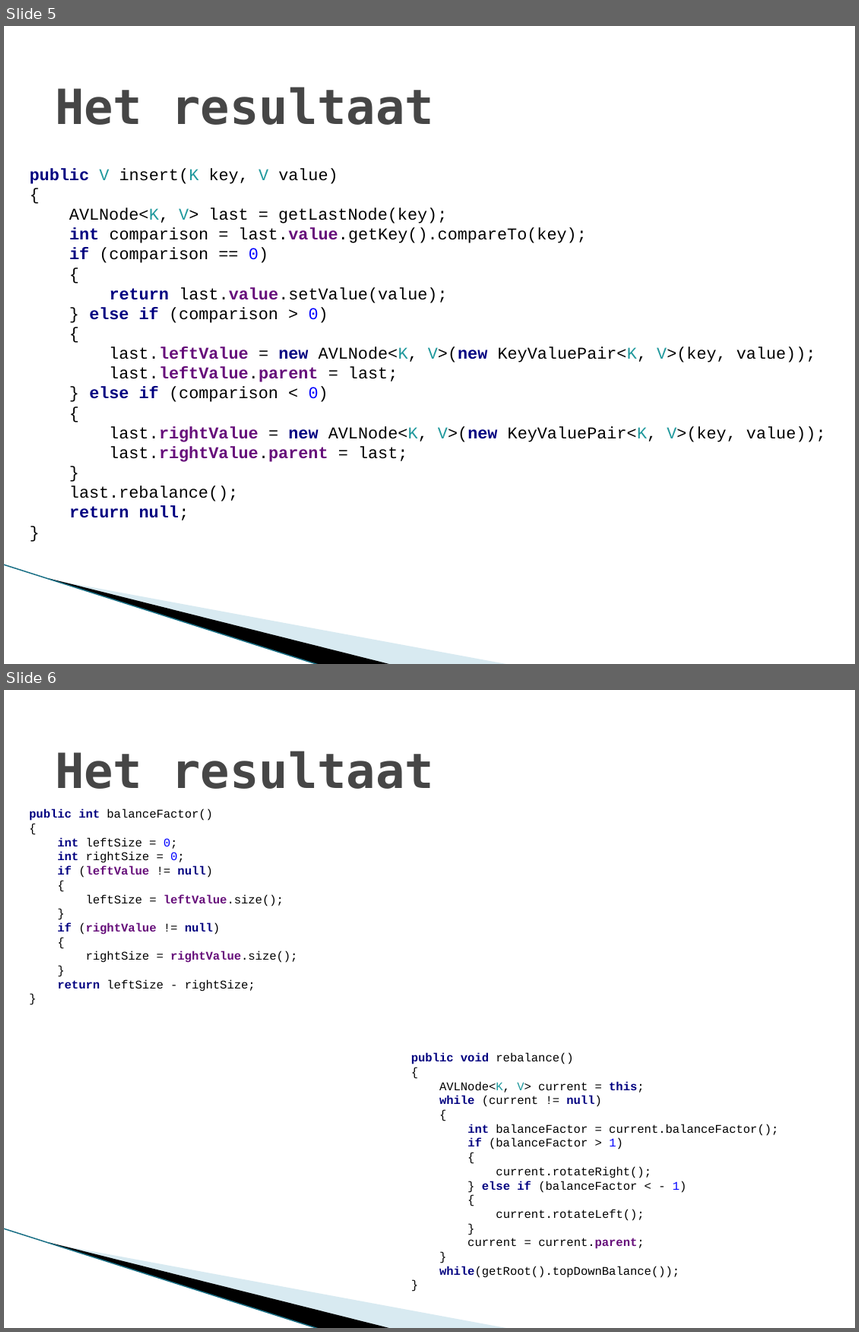
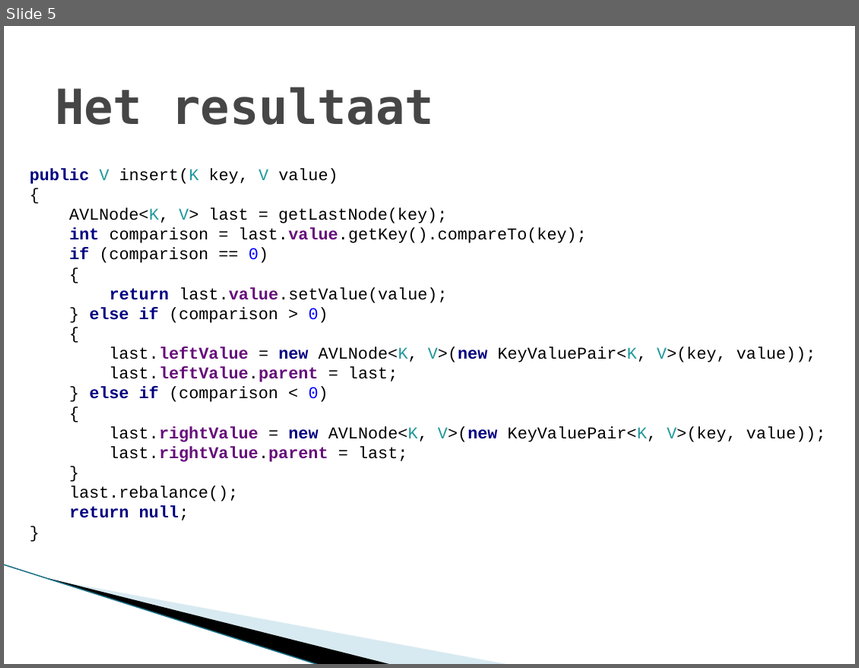
Before and after one commit to Green7izard/AP-AA, a slide deck: Week2/Week 2 ALV_Boom.pptx. Shown one above the other, each under a label of ours: slides 5 and 6 before the commit, slide 5 after it. The pictures are 859x1332 and 859x668 pixels, drawn with LibreOffice and Linux fonts; fonts in the diff are those of the drawing; background and template pictures are left out. Boxes give left, top, right and bottom in pixels: in the first picture for what was removed or moved away, otherwise in the second. Text is boxed around its words. In the diff, an @@ line names an element or a change of style, - is before the commit and + after.

```diff
--- a/Week2/Week 2 ALV_Boom.pptx
+++ b/Week2/Week 2 ALV_Boom.pptx
@@ slide 6 removed at (4, 690, 855, 1328), background #FFFFFF; not listed: 3 template elements that a slide beside it also shows @@
@@ title removed at (55, 751, 434, 789) @@
-Het resultaat
@@ text removed at (29, 809, 297, 992) @@
-public int balanceFactor()
-{
-int leftSize = 0;
-int rightSize = 0;
-if (leftValue != null)
-{
-leftSize = leftValue.size();
-}
-if (rightValue != null)
-{
-rightSize = rightValue.size();
-}
-return leftSize - rightSize;
-}
@@ text removed at (411, 1053, 778, 1278) @@
-public void rebalance()
-{
-AVLNode<K, V> current = this;
-while (current != null)
-{
-int balanceFactor = current.balanceFactor();
-if (balanceFactor > 1)
-{
-current.rotateRight();
-} else if (balanceFactor < - 1)
-{
-current.rotateLeft();
-}
-current = current.parent;
-}
-while(getRoot().topDownBalance());
-}
```
Also in this commit, not shown: 3 other files.
